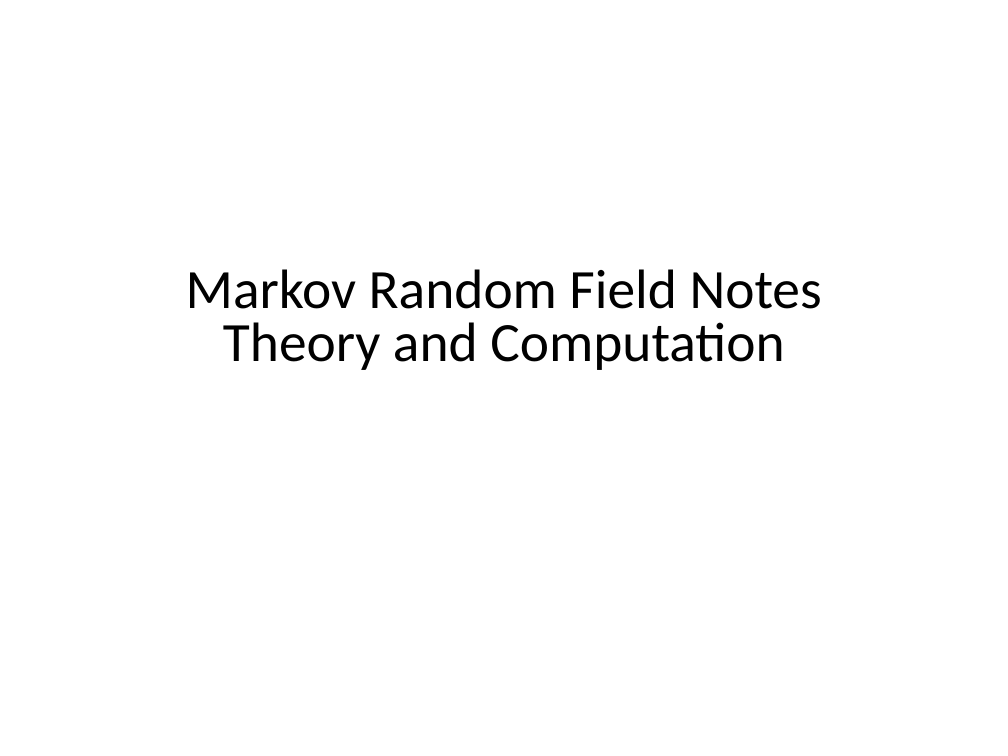
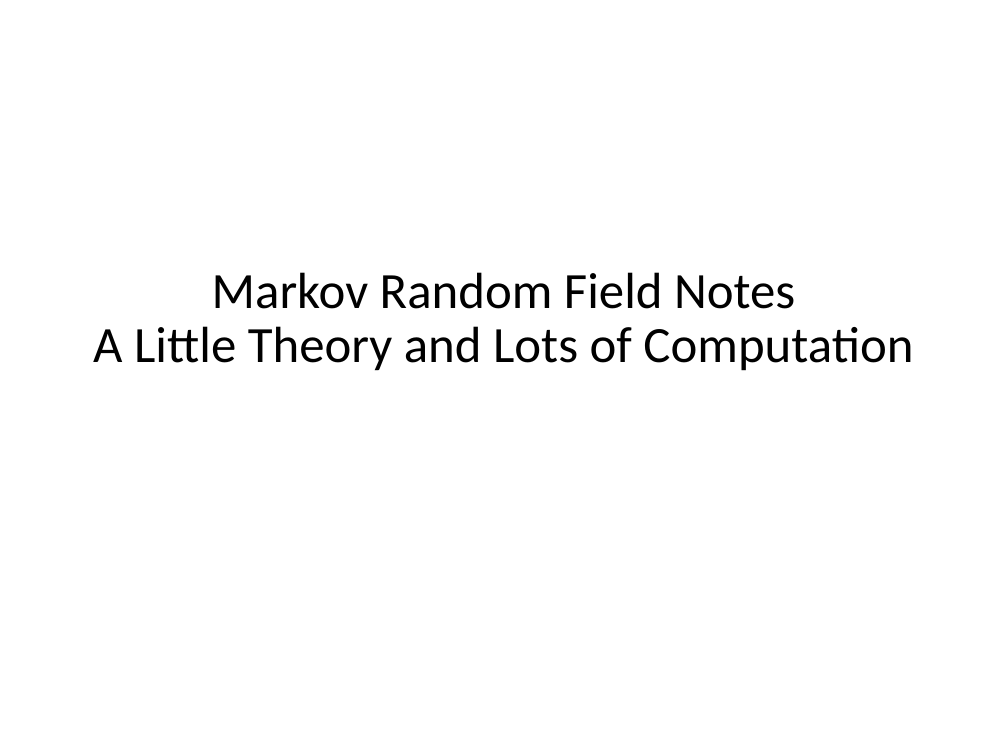
Before and after one commit to npetraco/CRFutil2, a slide deck: slide 4 of inst/doc/Notes_rev1.pptx. Drawn at 1008x756 pixels with LibreOffice and Linux fonts; fonts in the diff are those of the drawing. Boxes give left, top, right and bottom in pixels: in the first picture for what was removed or moved away, otherwise in the second. Text is boxed around its words. In the diff, an @@ line names an element or a change of style, - is before the commit and + after.

```diff
--- a/inst/doc/Notes_rev1.pptx
+++ b/inst/doc/Notes_rev1.pptx
@@ text at [93,272,913,371]: text changed; size 39.6 to 36.3 pt @@
-Markov Random Field Notes
-Theory and Computation
+Markov Random Field Notes
+A Little Theory and Lots of Computation
```
Also in this commit, not shown: 5 other slides changed, 5 other files.
